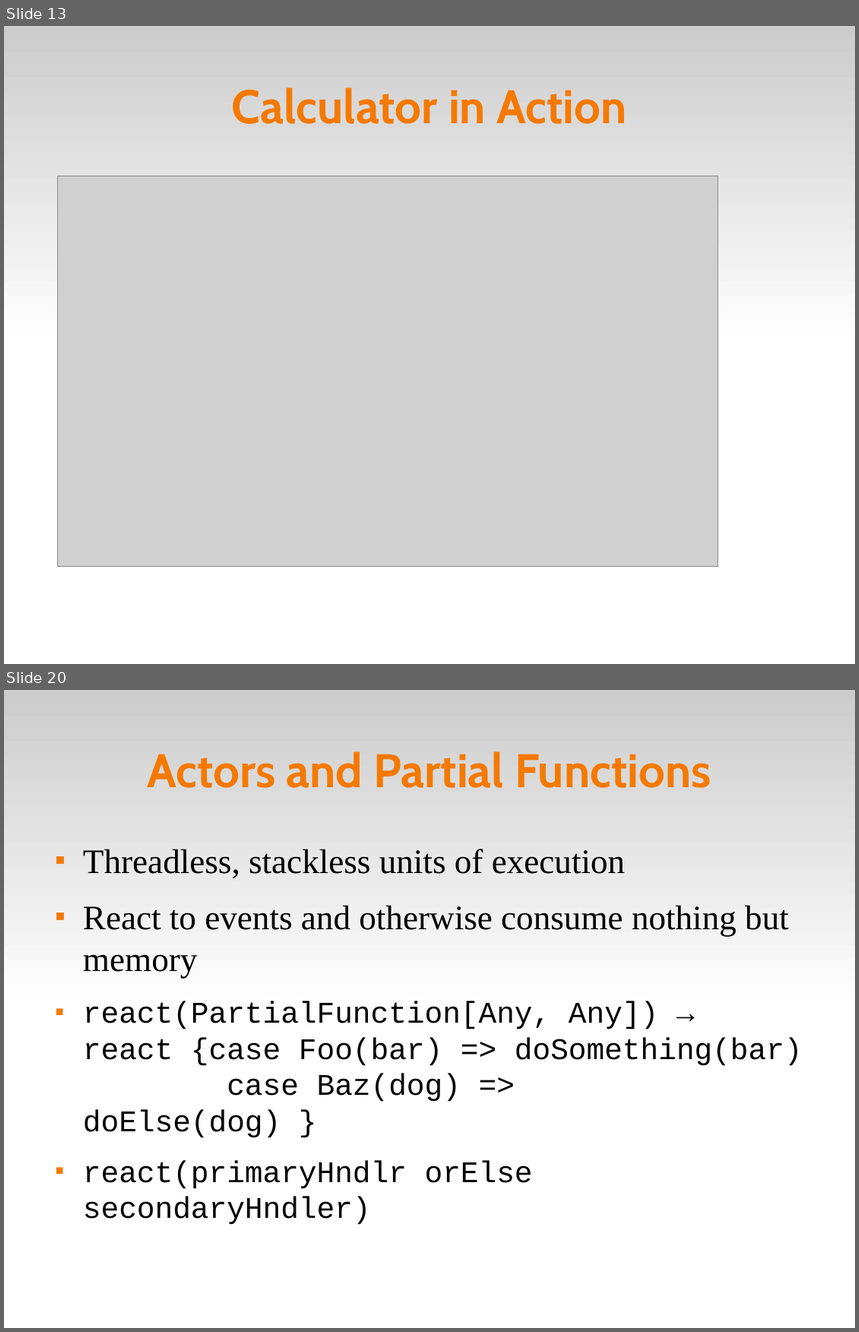
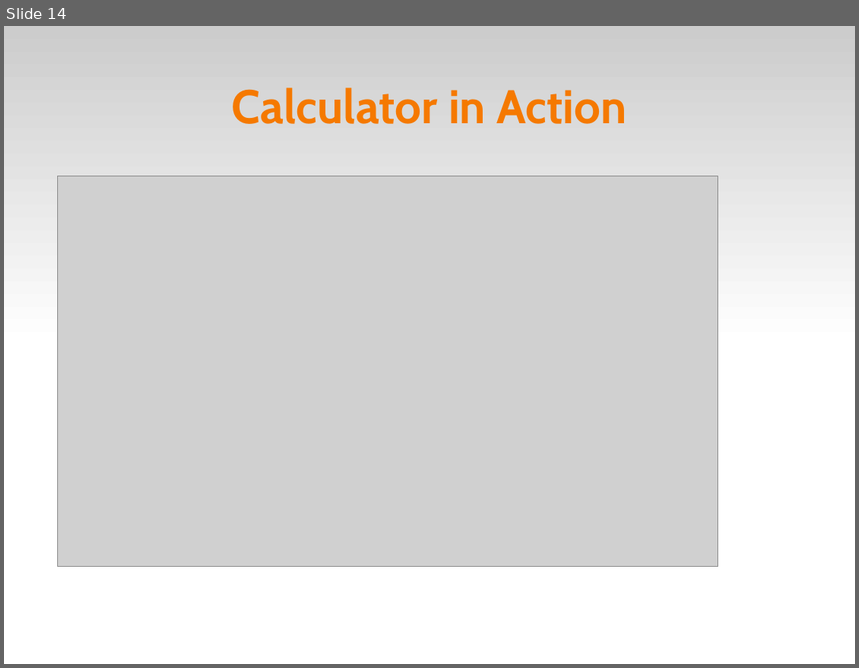
Before and after one commit to dpp/lift-samples, a slide deck: presentations/2008_dpp_SVCodeCamp/Scala Tips and Tricks.odp. Shown one above the other, each under a label of ours: slides 13 and 20 before the commit, slide 14 after it; the slides between them are not shown. The pictures are 859x1332 and 859x668 pixels, drawn with LibreOffice and Linux fonts; fonts in the diff are those of the drawing; grey boxes stand for pictures; background and template pictures are left out. Boxes give left, top, right and bottom in pixels: in the first picture for what was removed or moved away, otherwise in the second. Text is boxed around its words. In the diff, an @@ line names an element or a change of style, - is before the commit and + after.

```diff
--- a/presentations/2008_dpp_SVCodeCamp/Scala Tips and Tricks.odp
+++ b/presentations/2008_dpp_SVCodeCamp/Scala Tips and Tricks.odp
@@ slide 20 removed at box(4, 690, 855, 1328), background #FFFFFF; not listed: 1 template element that a slide beside it also shows @@
@@ title removed at box(147, 752, 712, 788) @@
-Actors and Partial Functions
@@ text removed at box(83, 849, 803, 1225) @@
-■ Threadless, stackless units of execution
-■ React to events and otherwise consume nothing but memory
-■ react(PartialFunction[Any, Any]) →
-  react {case Foo(bar) => doSomething(bar)
-  case Baz(dog) =>
-  doElse(dog) }
-■ react(primaryHndlr orElse secondaryHndler)
@@ what was slide 13 is now slide 14 @@
```
Also in this commit, not shown: 3 slides added, 10 other slides removed.
